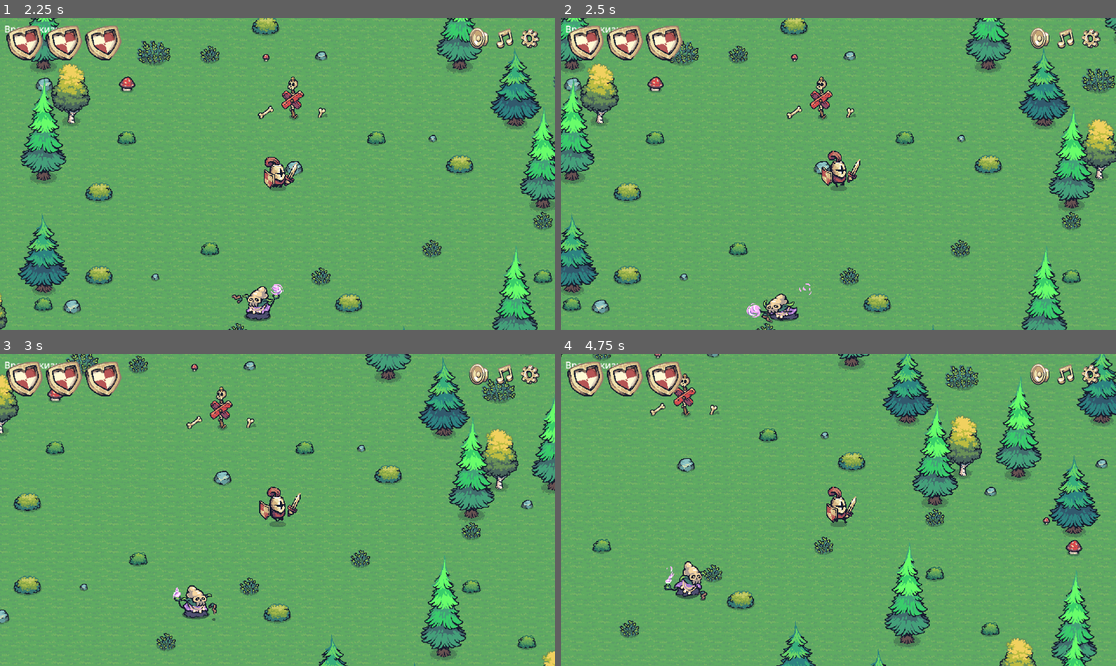
Above: before the commit, frames 1-4 (two rows, left to right).
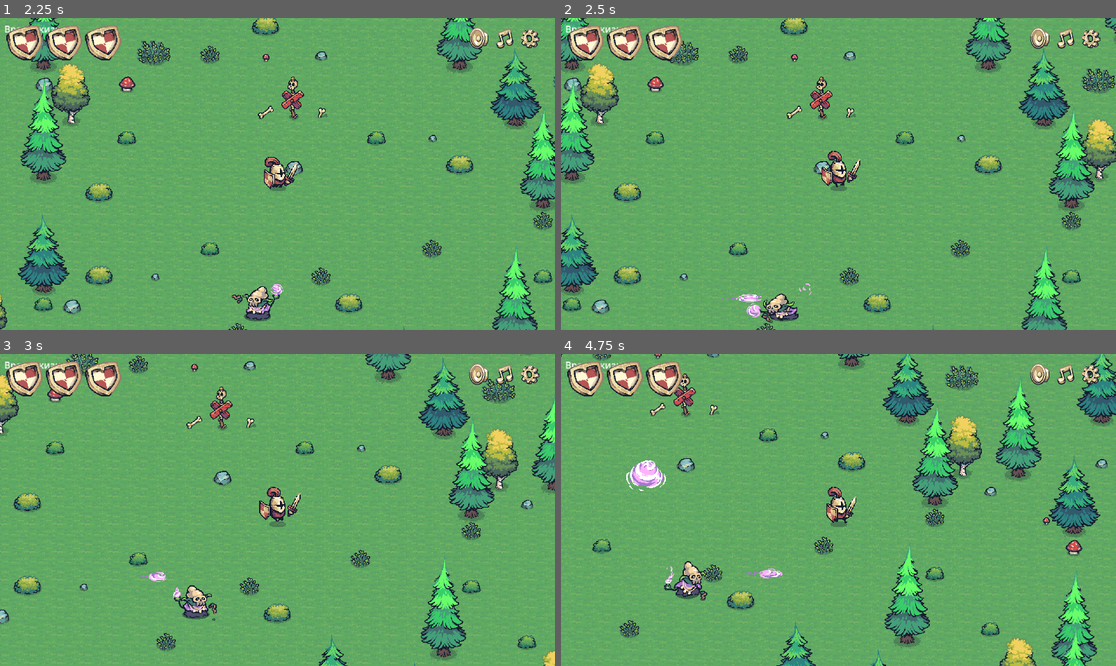
Above: after the commit, the same moments.

Repository: darkicestormteam/Fgame
Game: Godot game, scene res://scenes/mainmenu.tscn
The game is run twice, just before and just after one commit, with the same random seed, the same clock (stepped at 60 frames per second) and the same inputs.
Inputs (mouse positions are in pixels of both pictures, inside the frame that each line leads up to):
- Up to frame 1 (2.25 s): click "старт" at 0.5 s; click "старт" at 1.25 s; tap Enter (ui_accept) at 2 s; move the mouse to (399, 158) at 2.02 s; hold D (move_right) from 2.03 s (still down); tap Space at 2.1 s
- Up to frame 2 (2.5 s): keep holding D (move_right); tap Enter (ui_accept) at 2.27 s
- Up to frame 3 (3 s): move the mouse to (166, 525) at 2.77 s; release D (move_right) at 2.78 s; hold S (move_down) from 2.78 s (still down); tap Space at 2.85 s
- Up to frame 4 (4.75 s): tap Enter (ui_accept) at 3.02, 4.52 s; move the mouse to (894, 441) at 3.52 s; release S (move_down) at 3.53 s; hold D (move_right) 3.53-4.28 s; tap Space at 3.6, 4.35 s; move the mouse to (810, 572) at 4.27 s; hold W (move_up) from 4.28 s (still down)

Frame 1 is identical in both runs. In frame 2, less than 0.1% of the frame differs, in the area x 28-37%, y 88-92%; in frame 3, less than 0.1%; in frame 4, 0.5%, in the area x 11-40%, y 34-72%.

Commit message:
Update enemy boom mechanics and animations
- Added boom_scene export variable to enemy.gd and integrated projectile shooting logic on specific animation frames
- Implemented complete boom.gd script with movement, explosion animation, damage zone, and collision handling
- Updated babka.tscn scene file to include reference to boom scene and connect frame_changed signal
- Modified boom.tscn with proper collision shapes, animations, and default values for boom behavior
- Enhanced enemy attack system to spawn projectiles during attack animation at specified frames
- Added audio feedback and visual effects for boom explosions and enemy damage states

Diff:
--- a/scenes/enemy/babka.tscn
+++ b/scenes/enemy/babka.tscn
@@ -1,7 +1,8 @@
-[gd_scene load_steps=32 format=3 uid="uid://cvopkofao5bqk"]
+[gd_scene load_steps=33 format=3 uid="uid://cvopkofao5bqk"]
 
 [ext_resource type="PackedScene" uid="uid://cbdy1btuh6yux" path="res://scenes/enemy.tscn" id="1_iewrs"]
 [ext_resource type="Texture2D" uid="uid://bjf5yrh577rsf" path="res://assets/Enemy/Babka-Sheet.png" id="2_6vaig"]
+[ext_resource type="PackedScene" uid="uid://dylm05ehsd77s" path="res://scenes/enemy/boom.tscn" id="3_boom"]
 
 [sub_resource type="AtlasTexture" id="AtlasTexture_4tqny"]
 atlas = ExtResource("2_6vaig")
@@ -222,6 +223,9 @@
 health = 2
 attack_distance = 300.0
 attack_collision_start_frame = 5
+boom_scene = ExtResource("3_boom")
+boom_spawn_offset = 95.0
+boom_shoot_frame = 5
 
 [node name="AnimatedSprite2D" parent="." index="0"]
 sprite_frames = SubResource("SpriteFrames_5l7r7")
@@ -229,3 +233,5 @@
 frame_progress = 0.509265
 
 [editable path="KillZone"]
+
+[connection signal="frame_changed" from="AnimatedSprite2D" to="." method="_on_frame_changed"]
--- a/scenes/enemy/boom.tscn
+++ b/scenes/enemy/boom.tscn
@@ -111,12 +111,20 @@
 collision_layer = 2
 collision_mask = 4
 script = ExtResource("1_2ip8m")
+speed = 150.0
+spawn_offset = 95.0
+max_distance = 300.0
+damage_zone_start_frame = 2
+damage_zone_end_frame = 6
+damage = 1
 
 [node name="AnimatedSprite2D" type="AnimatedSprite2D" parent="."]
 position = Vector2(0, -15)
 sprite_frames = SubResource("SpriteFrames_5g05w")
-animation = &"explosion"
-frame = 3
+animation = &"walk"
+
+[connection signal="frame_changed" from="AnimatedSprite2D" to="." method="_on_frame_changed"]
+[connection signal="body_entered" from="damage_zone" to="." method="_on_damage_zone_body_entered"]
 
 [node name="CollisionShape2D" type="CollisionShape2D" parent="."]
 shape = SubResource("CircleShape2D_s32ju")
--- a/script/boom.gd
+++ b/script/boom.gd
@@ -1,11 +1,74 @@
 extends CharacterBody2D
 
+@export var speed: float = 150.0
+@export var spawn_offset: float = 95.0
+@export var max_distance: float = 300.0
+@export var damage_zone_start_frame: int = 2
+@export var damage_zone_end_frame: int = 6
+@export var damage: int = 1
 
-# Called when the node enters the scene tree for the first time.
+var _direction: Vector2 = Vector2.ZERO
+var _travelled_distance: float = 0.0
+var _is_exploding: bool = false
+var _start_position: Vector2 = Vector2.ZERO
+
+@onready var animated_sprite: AnimatedSprite2D = $AnimatedSprite2D
+@onready var damage_zone: Area2D = $damage_zone
+@onready var explosion_sound: AudioStreamPlayer2D = $explosion
+
 func _ready() -> void:
-	pass # Replace with function body.
+	damage_zone.monitoring = false
+	animated_sprite.play("walk")
+	_start_position = global_position
 
+func _physics_process(delta: float) -> void:
+	if _is_exploding:
+		return
 
-# Called every frame. 'delta' is the elapsed time since the previous frame.
-func _process(delta: float) -> void:
-	pass
+	# Движение по прямой
+	velocity = _direction * speed
+	move_and_slide()
+
+	# Подсчёт пройденной дистанции
+	_travelled_distance += velocity.length() * delta
+
+	# Проверка на достижение максимальной дистанции
+	if _travelled_distance >= max_distance:
+		_explode()
+
+func _on_frame_changed() -> void:
+	if _is_exploding and animated_sprite.animation == "explosion":
+		var current_frame = animated_sprite.frame
+		if current_frame >= damage_zone_start_frame and current_frame < damage_zone_end_frame:
+			damage_zone.monitoring = true
+		else:
+			damage_zone.monitoring = false
+
+		# Удаляем снаряд после окончания анимации взрыва
+		if current_frame >= animated_sprite.sprite_frames.get_frame_count("explosion") - 1:
+			queue_free()
+
+func _explode() -> void:
+	if _is_exploding:
+		return
+
+	_is_exploding = true
+	velocity = Vector2.ZERO
+	animated_sprite.play("explosion")
+	explosion_sound.play()
+
+func set_direction(direction: Vector2) -> void:
+	_direction = direction.normalized()
+	# Поворачиваем спрайт в направлении полёта
+	if _direction.x < 0:
+		animated_sprite.flip_h = true
+	else:
+		animated_sprite.flip_h = false
+
+func get_start_position() -> Vector2:
+	return _start_position
+
+func _on_damage_zone_body_entered(body: Node2D) -> void:
+	if body.is_in_group("player") and not _is_exploding:
+		body.take_damage()
+		_explode()
--- a/script/enemy.gd
+++ b/script/enemy.gd
@@ -13,6 +13,11 @@
 # Настройки расстояния между врагами
 @export var separation_distance: float = 30.0
 @export var separation_strength: float = 50.0
+
+# Настройки для babka (выстрел снарядом)
+@export var boom_scene: PackedScene = null
+@export var boom_spawn_offset: float = 95.0
+@export var boom_shoot_frame: int = 5
 
 var _player: Node2D = null
 var _grass_layer: TileMapLayer = null
@@ -185,6 +190,31 @@
 			attack_area.monitoring = false
 			is_attacking = false
 
+		# Выстрел снарядом на нужном кадре для babka
+		if boom_scene != null and current_frame == boom_shoot_frame:
+			_spawn_boom()
+
+func _spawn_boom() -> void:
+	if boom_scene == null or _player == null:
+		return
+
+	# Создаём снаряд
+	var boom_instance = boom_scene.instantiate()
+	get_tree().current_scene.add_child(boom_instance)
+
+	# Определяем направление к игроку
+	var direction = (_player.global_position - global_position).normalized()
+
+	# Позиция спавна с учётом flip_h бабки (по оси X)
+	var spawn_position = global_position
+	if animated_sprite.flip_h:
+		spawn_position.x -= boom_spawn_offset
+	else:
+		spawn_position.x += boom_spawn_offset
+
+	boom_instance.global_position = spawn_position
+	boom_instance.set_direction(direction)
+
 func _on_attack_body_entered(body: Node2D) -> void:
 	if body.is_in_group("player"):
 		body.take_damage()
Not shown, changed: .gitignore
